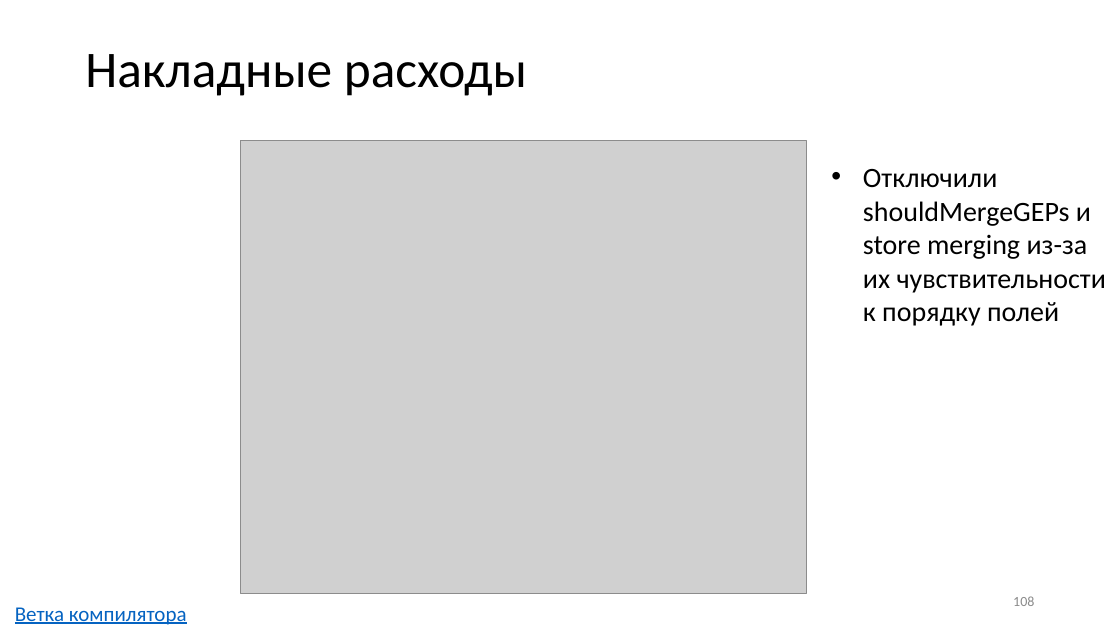
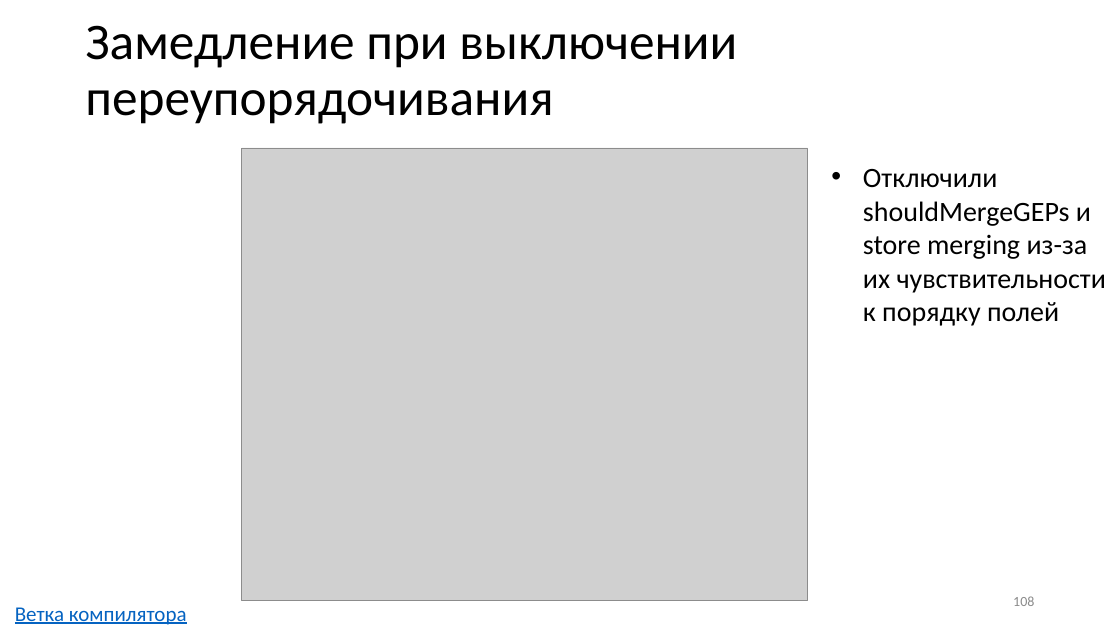
Before and after one commit to yugr/rust-slides, a slide deck: slide 108 of RU.pptx. Drawn at 1120x630 pixels with LibreOffice and Linux fonts; fonts in the diff are those of the drawing; grey boxes stand for pictures. Boxes give left, top, right and bottom in pixels: in the first picture for what was removed or moved away, otherwise in the second. Text is boxed around its words. In the diff, an @@ line names an element or a change of style, - is before the commit and + after.

```diff
--- a/RU.pptx
+++ b/RU.pptx
@@ title at box(85, 25, 737, 124): text changed @@
-Накладные расходы
+Замедление при выключении переупорядочивания
@@ picture: place and size @@
-picture at box(240, 140, 807, 593)
+picture at box(242, 148, 808, 601)
```
Also in this commit, not shown: 7 other slides changed, 4 other files.
